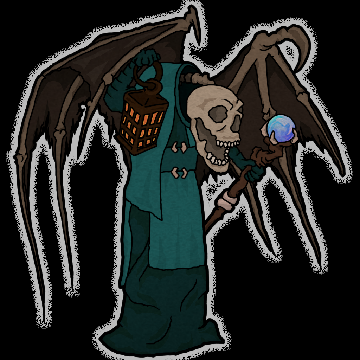
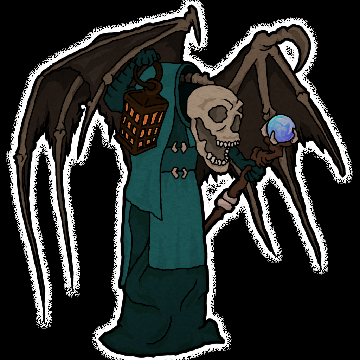
The second (360, 360) image is a revision of the first. Changes to its layers:
renamed "diffuse" to "Layer 15", painted on it over [6, 0, 353, 360]
